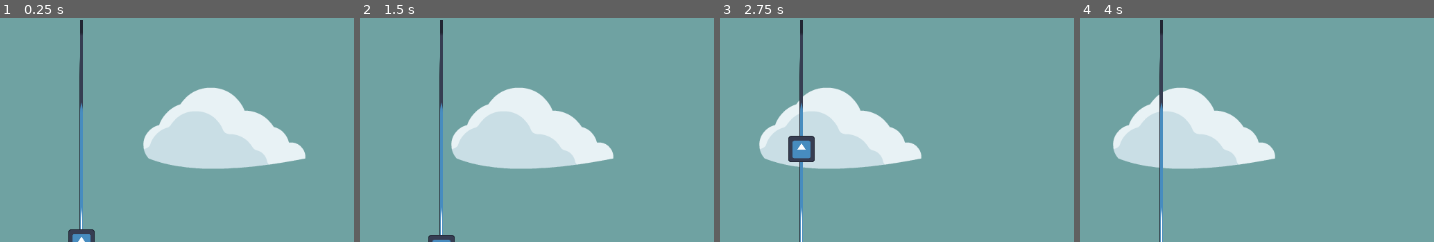
Above: before the commit, frames 1-4 (left to right).
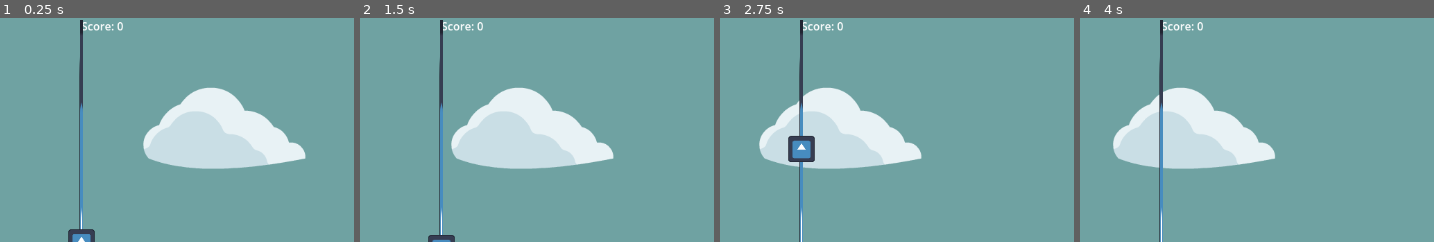
Above: after the commit, the same moments.

Repository: JohannesLadurner/OneButtonGame
Game: Godot game, scene res://scenes/world.tscn
The game is run twice, just before and just after one commit, with the same random seed, the same clock (stepped at 60 frames per second) and the same inputs. This scene is started directly instead of the project's main scene. The engine's default icon, where the game draws it, is replaced by a stand-in: a white triangle on a blue panel in a dark square.
Inputs (mouse positions are % of the whole screen's width and height, from its top left):
- Up to frame 1 (0.25 s): no input
- Up to frame 2 (1.5 s): move the mouse to (72, 45) at 0.52 s; move the mouse to (24, 55) at 1.27 s
- Up to frame 3 (2.75 s): move the mouse to (58, 28) at 2.02 s
- Up to frame 4 (4 s): move the mouse to (41, 70) at 2.77 s; move the mouse to (81, 65) at 3.52 s
The pictures show only the part of the screen within x 35-85%, y 0-50%; the shares and areas given below are measured in that part.

The runs differ from the first frame. In frame 1, 0.2% of the frame differs, in the area x 23-35%, y 1-6%; in frame 2, 0.2%; in frame 3, 0.2%; in frame 4, 0.2%.
Error in both runs: Invalid type in function '_generate_data_points' in base 'Node2D (world.gd)'. Cannot convert argument 1 from Nil to Array. (res://scenes/world.gd:22)

Commit message:
feat: add score

Diff:
--- a/scenes/world.gd
+++ b/scenes/world.gd
@@ -13,7 +13,7 @@
 var samples_per_second = 25
 var pixel_per_second
 var music_length
-
+var score
 var data_index = 0
 
 func _ready():
@@ -23,6 +23,7 @@
 	music_length = $AudioStreamPlayer.stream.get_length()
 	pixel_per_second = data_points[data_points.size()-1].x/($AudioStreamPlayer.stream.get_length()+offset)
 	queue_redraw()
+	score = 0
 	#$AudioStreamPlayer.play()
 
 func _process(delta):
@@ -45,13 +46,14 @@
 	data_points[data_index].player_distance = abs($Player.position.y - data_points[data_index].y)
 	$WaveClearedViewportContainer.position.x = pos_x - $WaveClearedViewportContainer.size.x - 5
 	$WaveClearedViewportContainer.queue_redraw()
+	updateScore(score)
 
 
 func _update_positions(position: int):
 	$Camera2D.position.x = position + camera_offset
 	$Sprite2D.position.x = position
 	$Player.position.x = position
-
+	$Label.position.x = position
 
 func _draw():
 	var steepness = 0
@@ -80,8 +82,12 @@
 
 		#Use color depending on how near the player got
 		if data_points[index].player_distance == -1: color = Color.WHITE #No data available
-		elif data_points[index].player_distance < 50: color = Color.GREEN
-		elif data_points[index].player_distance < 100: color = Color.ORANGE
+		elif data_points[index].player_distance < 50:
+			color = Color.GREEN
+			score +=5
+		elif data_points[index].player_distance < 100:
+			color = Color.ORANGE
+			score +=1
 		else: color = Color.RED
 
 		var from = Vector2($WaveClearedViewportContainer.size.x+5-(offset-data_points[index].x), data_points[index].y)
@@ -107,3 +113,7 @@
 		data_point.y = 600-heights[i]
 		data_points.push_back(data_point)
 	return data_points
+
+func updateScore(score):
+	var txt = "Score: %s" %score
+	$Label.text = txt
--- a/scenes/world.tscn
+++ b/scenes/world.tscn
@@ -70,4 +70,10 @@
 [node name="Player" parent="." instance=ExtResource("2_k83xy")]
 position = Vector2(575, 324)
 
+[node name="Label" type="Label" parent="."]
+z_index = -1
+offset_right = 40.0
+offset_bottom = 23.0
+text = "Score: 0"
+
 [connection signal="draw" from="WaveClearedViewportContainer" to="." method="_on_wave_cleared_viewport_container_draw"]
Not shown: 1 places in scenes/world.tscn that only renumber resources
